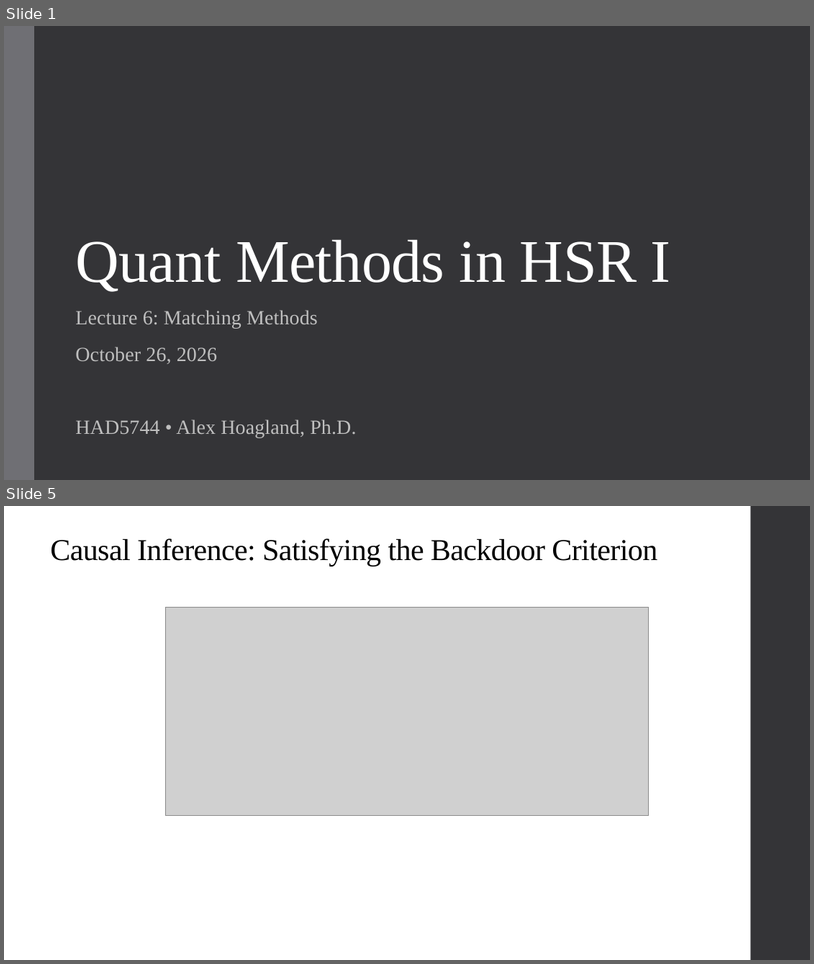
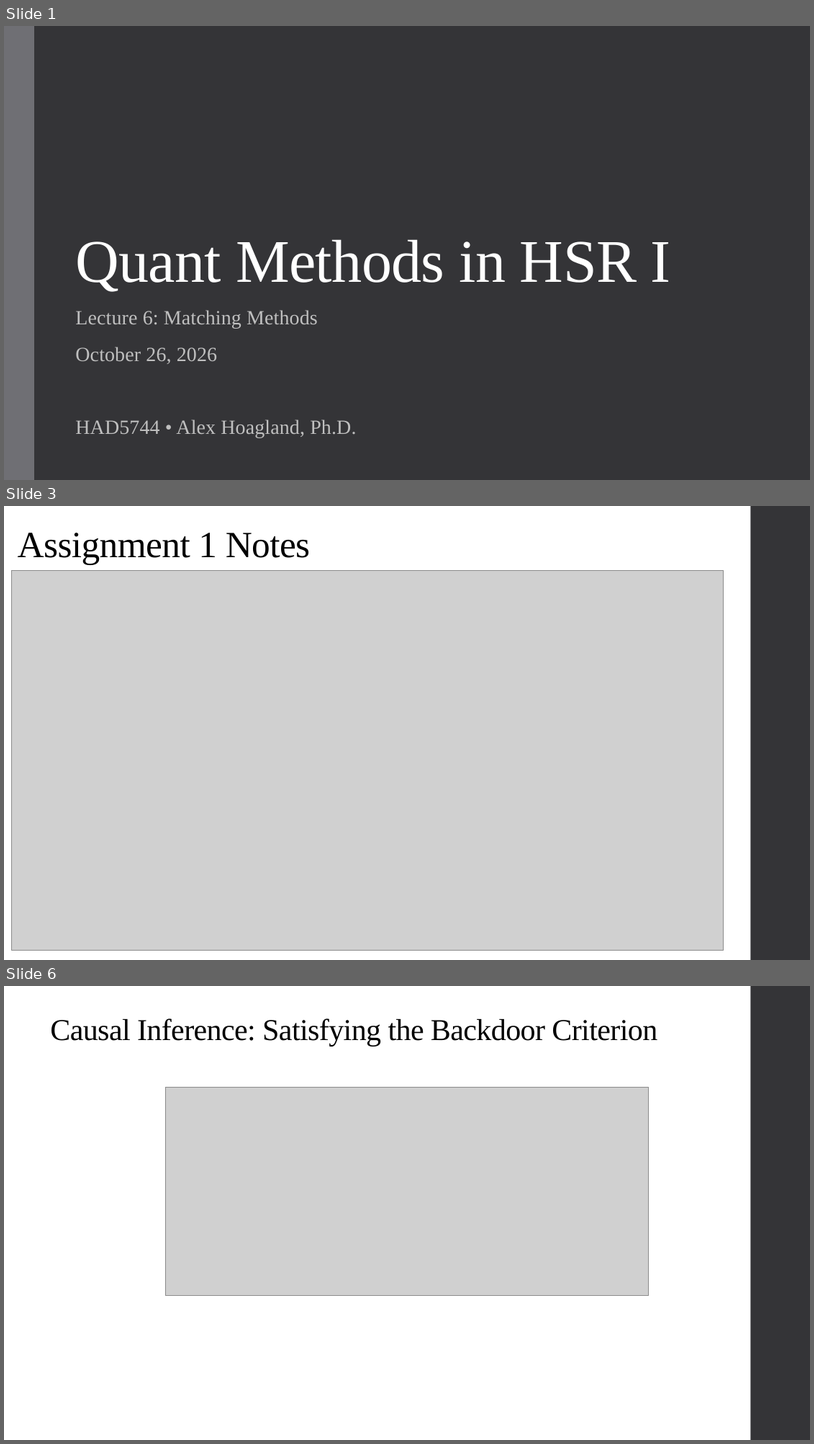
Before and after one commit to alex-hoagland/HAD5744, a slide deck: Lecture06_Matching/Lecture06_Matching.pptx. Shown one above the other, each under a label of ours: slides 1 and 5 before the commit, slides 1, 3 and 6 after it; the slides between them are not shown. The pictures are 814x964 and 814x1444 pixels, drawn with LibreOffice and Linux fonts; fonts in the diff are those of the drawing; grey boxes stand for pictures. Boxes give left, top, right and bottom in pixels: in the first picture for what was removed or moved away, otherwise in the second. Text is boxed around its words. In the diff, an @@ line names an element or a change of style, - is before the commit and + after.

```diff
--- a/Lecture06_Matching/Lecture06_Matching.pptx
+++ b/Lecture06_Matching/Lecture06_Matching.pptx
@@ slide 3 added at <box>4,506,810,960</box>, background #FFFFFF; not listed: 1 template element that a slide beside it also shows @@
@@ title added at <box>18,533,310,565</box>, 44 pt, text #000000 @@
+Assignment 1 Notes
@@ picture added at <box>11,570,723,950</box> @@
@@ what was slide 5 is now slide 6 @@
```
Also in this commit, not shown: 2 slides changed, 2 other slides added, 2 slides removed, 2 other files.
